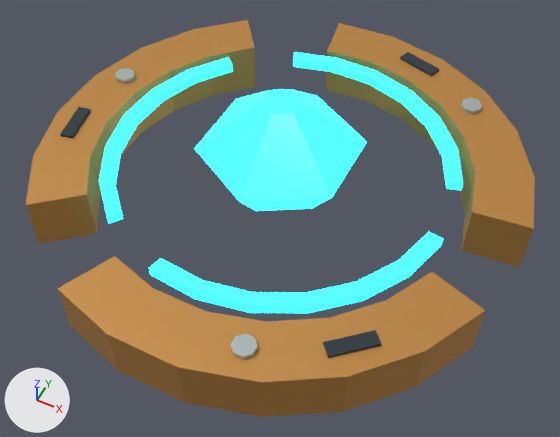
An edit to the glTF model Resource/Export/Aircraft/Parts/Aircraft_Mule_Skycrane_LiftField_Rear_R.glb, drawn before and after from the same camera.
Camera for both pictures: a 50 mm camera at (-1.26, -5.64, 4.93) aimed at (-2.3, -3.55, 2.33). The lights are fixed; the arrows at lower left show +X, +Y and +Z. The older version comes first. Vertices at exactly the same position are counted once.

In view in the first picture: 'Aircraft_Mule_Skycrane_LiftField_Rear_R'.
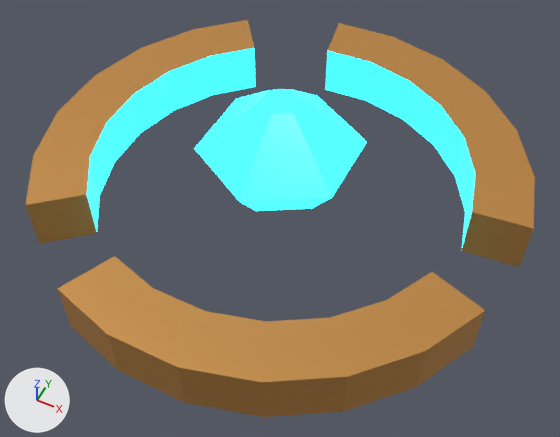
Changed parts and their boxes [x1, y1, x2, y2] in the pictures (560 x 437 px):
```json
{"part": 1, "of": "me_aircraft_mule_skycrane_liftfield_rear_r_mesh", "change": "deleted", "before": [60, 52, 482, 359]}
{"part": 2, "of": "me_aircraft_mule_skycrane_liftfield_rear_r_mesh", "change": "recoloured", "before": [87, 48, 475, 251], "after": [87, 48, 475, 251]}
```

The change, as JSON lines over the scene's bpy script:
```json
{"block": "me_aircraft_mule_skycrane_liftfield_rear_r_mesh", "where": "# used by ob_aircraft_mule_skycrane_liftfield_rear_r; location = (0.0, 0.0, 0.0)"}
{"op": "remove", "block": "me_aircraft_mule_skycrane_liftfield_rear_r_mesh", "code": "me_aircraft_mule_skycrane_liftfield_rear_r_mesh.from_pydata(...)  # 258 vertices, 464 faces; spans x -3.52..-1.26, y -4.48..-2.23, z 2.22..2.83"}
{"op": "remove", "block": "me_aircraft_mule_skycrane_liftfield_rear_r_mesh", "code": "me_aircraft_mule_skycrane_liftfield_rear_r_mesh.materials.append(mat_alloy_light)  # light grey #c7d3d3"}
{"op": "remove", "block": "me_aircraft_mule_skycrane_liftfield_rear_r_mesh", "code": "me_aircraft_mule_skycrane_liftfield_rear_r_mesh.materials.append(mat_rubber)  # dark blue #2d383d"}
{"op": "add", "block": "me_aircraft_mule_skycrane_liftfield_rear_r_mesh", "code": "me_aircraft_mule_skycrane_liftfield_rear_r_mesh.from_pydata(...)  # 102 vertices, 188 faces; spans x -3.52..-1.26, y -4.48..-2.23, z 2.22..2.83"}
{"block": "me_aircraft_mule_skycrane_liftfield_rear_r_mesh", "change": "me_aircraft_mule_skycrane_liftfield_rear_r_mesh part 1: 9 loose pieces with 156 vertices, spanning x -3.43..-1.58, y -4.35..-2.34, z 2.44..2.5, are deleted"}
{"block": "me_aircraft_mule_skycrane_liftfield_rear_r_mesh", "change": "me_aircraft_mule_skycrane_liftfield_rear_r_mesh part 2: 36 faces spanning x -3.26..-1.52, y -4.23..-2.49, z 2.22..2.48 switch from mat_vehicle_utility (orange #c8904b) to mat_field_core (cyan #2cddff, glowing cyan #2cddff)"}
```
